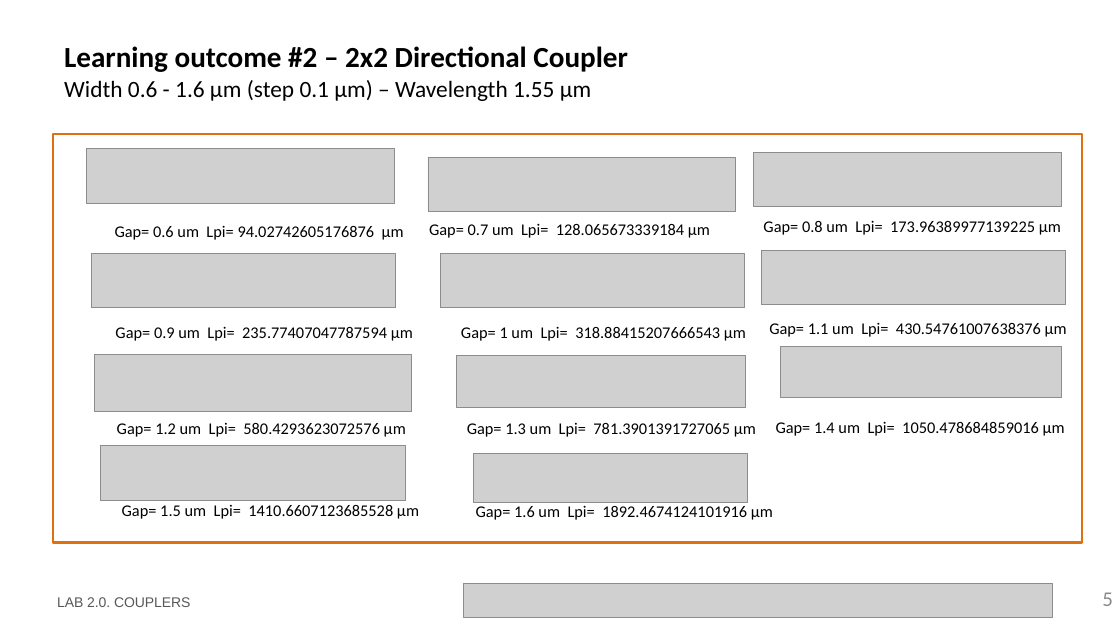
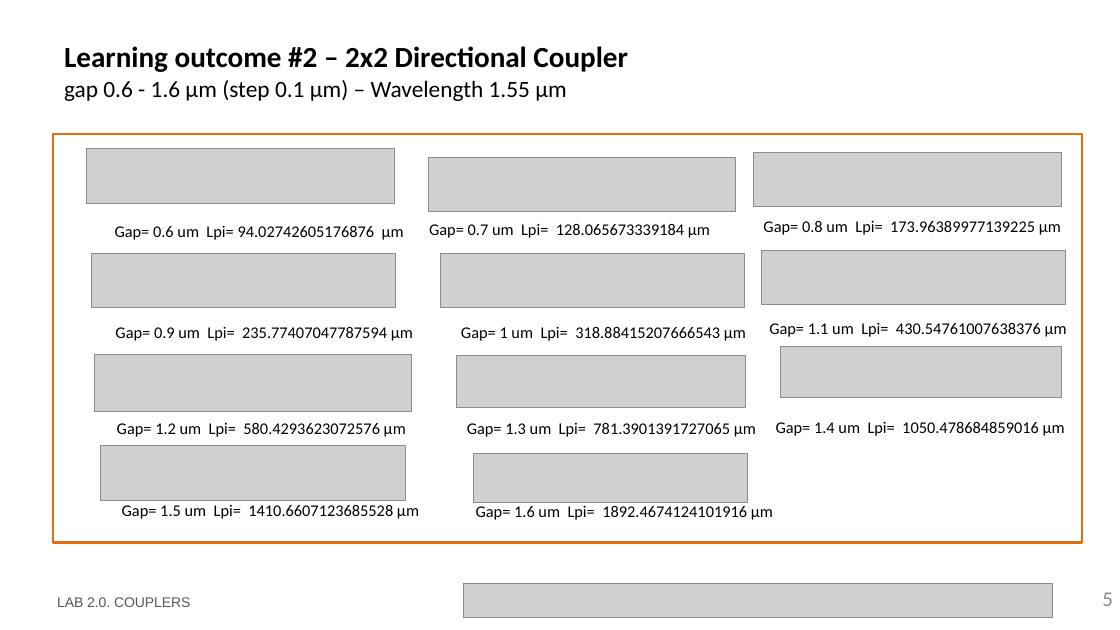
Before and after one commit to nmargar4/pic-upv-lab2, a slide deck: slide 5 of LabBook_20_Nadia.pptx. Drawn at 1120x630 pixels with LibreOffice and Linux fonts; fonts in the diff are those of the drawing; grey boxes stand for pictures; background and template pictures are left out. Boxes give left, top, right and bottom in pixels: in the first picture for what was removed or moved away, otherwise in the second. Text is boxed around its words. In the diff, an @@ line names an element or a change of style, - is before the commit and + after.

```diff
--- a/LabBook_20_Nadia.pptx
+++ b/LabBook_20_Nadia.pptx
@@ title at (64, 46, 627, 101): text changed @@
-Learning outcome #2 – 2x2 Directional Coupler
-Width 0.6 - 1.6 µm (step 0.1 µm) – Wavelength 1.55 µm
+Learning outcome #2 – 2x2 Directional Coupler
+gap 0.6 - 1.6 µm (step 0.1 µm) – Wavelength 1.55 µm
```
Also in this commit, not shown: 6 other slides changed, 2 slides added, 2 other files.
